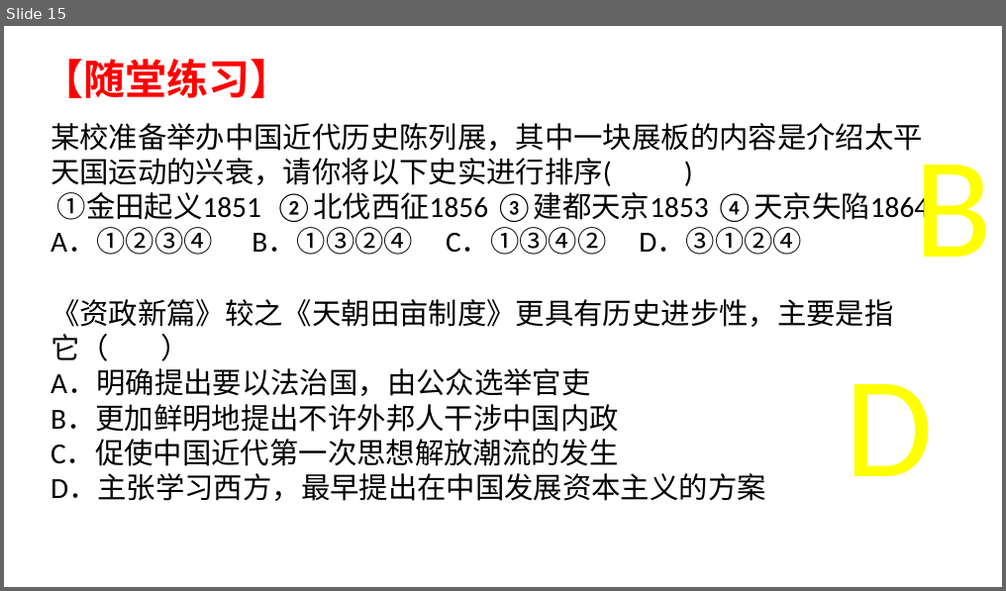
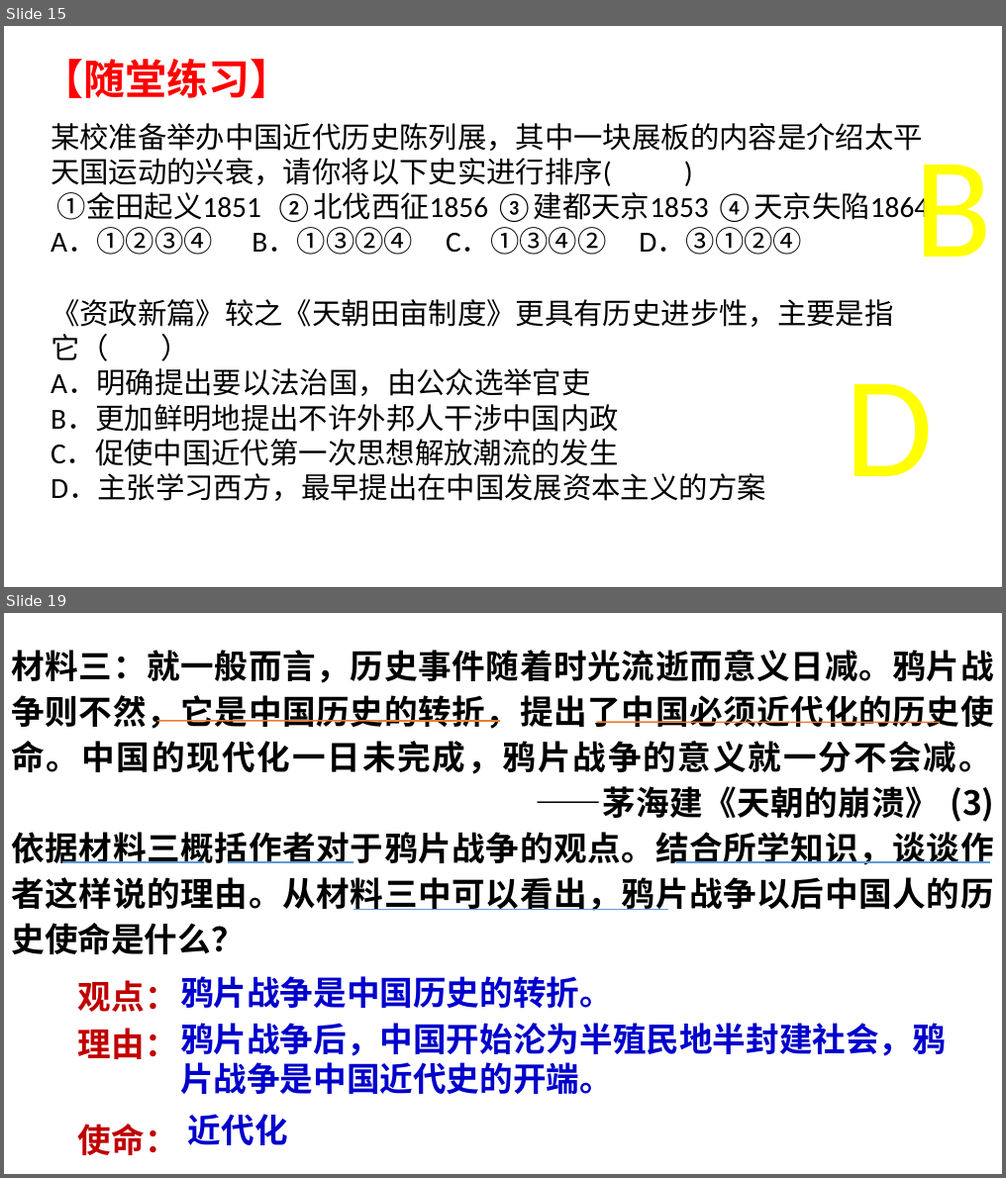
Before and after one commit to GHL0612/Learn, a slide deck: 课件/历史/九下/八年级/八上第一单元/初三一轮复习—《中国开始沦为半殖民地半封建社会》.pptx. Shown one above the other, each under a label of ours: slide 15 before the commit, slides 15 and 19 after it; the slides between them are not shown. The pictures are 1006x591 and 1006x1178 pixels, drawn with LibreOffice and Linux fonts; fonts in the diff are those of the drawing. Boxes give left, top, right and bottom in pixels: in the first picture for what was removed or moved away, otherwise in the second. Text is boxed around its words. In the diff, an @@ line names an element or a change of style, - is before the commit and + after.

```diff
--- a/课件/历史/九下/八年级/八上第一单元/初三一轮复习—《中国开始沦为半殖民地半封建社会》.pptx
+++ b/课件/历史/九下/八年级/八上第一单元/初三一轮复习—《中国开始沦为半殖民地半封建社会》.pptx
@@ slide 19 added at [4, 613, 1002, 1174], background #FFFFFF @@
@@ text added at [11, 650, 994, 955], 32 pt, text #000000, bold @@
+材料三：就一般而言，历史事件随着时光流逝而意义日减。鸦片战争则不然，它是中国历史的转折，提出了中国必须近代化的历史使命。中国的现代化一日未完成，鸦片战争的意义就一分不会减。
+——茅海建《天朝的崩溃》 (3)依据材料三概括作者对于鸦片战争的观点。结合所学知识，谈谈作者这样说的理由。从材料三中可以看出，鸦片战争以后中国人的历史使命是什么？
@@ line added from (157, 721) to (500, 721), #ED7D31 1.5 pt @@
@@ line added from (597, 722) to (940, 722), #ED7D31 1.5 pt @@
@@ line added from (63, 862) to (205, 862), #5B9BD5 1.5 pt @@
@@ line added from (228, 862) to (353, 862), #5B9BD5 1.5 pt @@
@@ line added from (676, 862) to (991, 862), #5B9BD5 1.5 pt @@
@@ line added from (353, 909) to (668, 909), #5B9BD5 1.5 pt @@
@@ text added at [78, 980, 178, 1156], 32 pt, text #C00000, bold @@
+观点：
+理由：
+使命：
@@ text added at [180, 976, 613, 1008], 32 pt, text #0000CC, bold @@
+鸦片战争是中国历史的转折。
@@ text added at [180, 1023, 945, 1094], 32 pt, text #0000CC, bold @@
+鸦片战争后，中国开始沦为半殖民地半封建社会，鸦片战争是中国近代史的开端。
@@ text added at [188, 1114, 288, 1146], 32 pt, text #0000CC, bold @@
+近代化
```
Also in this commit, not shown: 3 other slides added, 28 other files.
